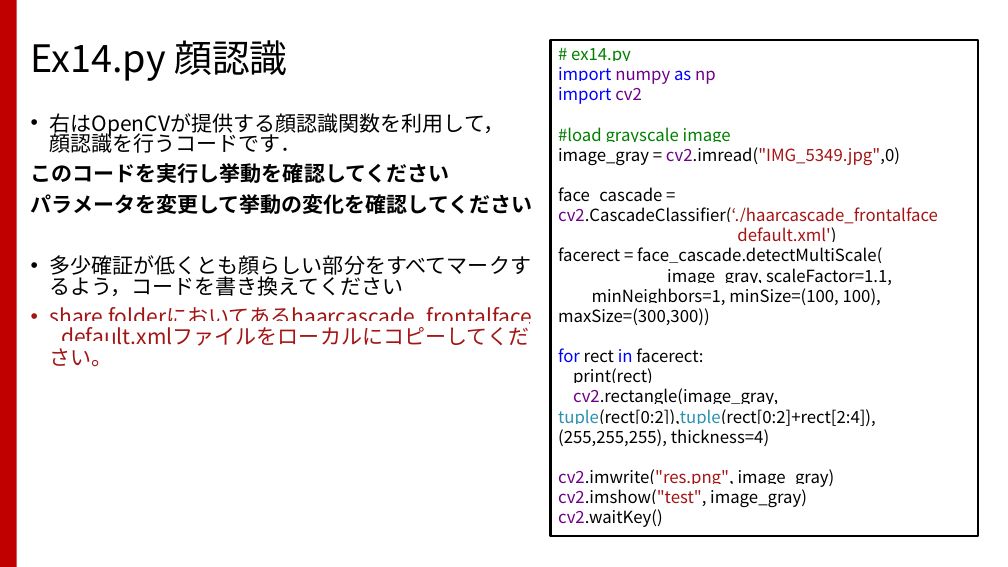
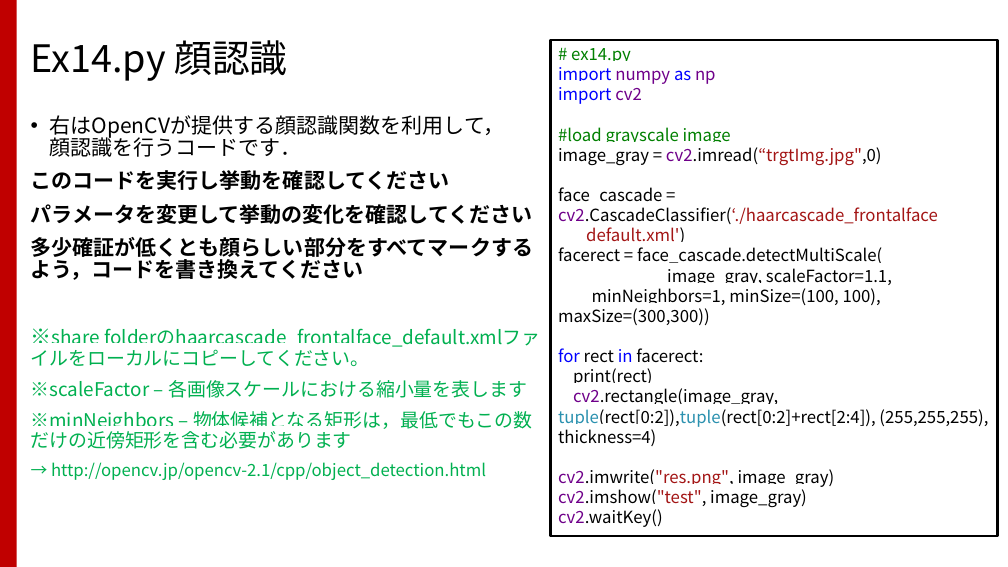
Before and after one commit to TakashiIjiri/TakashiIjiri.github.io, a slide deck: slide 25 of classes/dm2017/DigitalMedia2_13.pptx. Drawn at 1008x567 pixels with LibreOffice and Linux fonts; fonts in the diff are those of the drawing. Boxes give left, top, right and bottom in pixels: in the first picture for what was removed or moved away, otherwise in the second. Text is boxed around its words. In the diff, an @@ line names an element or a change of style, - is before the commit and + after.

```diff
--- a/classes/dm2017/DigitalMedia2_13.pptx
+++ b/classes/dm2017/DigitalMedia2_13.pptx
@@ rectangle "# ex14.py": place and size @@
-rectangle "# ex14.py" at box(551, 40, 978, 536)
+rectangle "# ex14.py" at box(551, 40, 997, 536)
@@ text at box(31, 115, 533, 280): bold on in "多少確証が低くとも顔らしい部分をすべてマークするよう，コードを書き換えてください"; line spacing 0.8 to 0.9; bullet • to none @@
@@ text in rectangle at box(558, 147, 882, 166): text changed @@
-image_gray = cv2.imread("IMG_5349.jpg",0)
+image_gray = cv2.imread(“trgtImg.jpg",0)
@@ text at box(31, 328, 540, 480): text changed; size 20 to 18 pt; text colour #A31515 to #00B050 @@
-• share folderにおいてあるhaarcascade_frontalface _default.xmlファイルをローカルにコピーしてください。
+※share folderのhaarcascade_frontalface_default.xmlファイルをローカルにコピーしてください。
+※scaleFactor – 各画像スケールにおける縮小量を表します
+※minNeighbors – 物体候補となる矩形は，最低でもこの数だけの近傍矩形を含む必要があります
+→ http://opencv.jp/opencv-2.1/cpp/object_detection.html
```
Also in this commit, not shown: 11 other slides changed, 2 other files.
